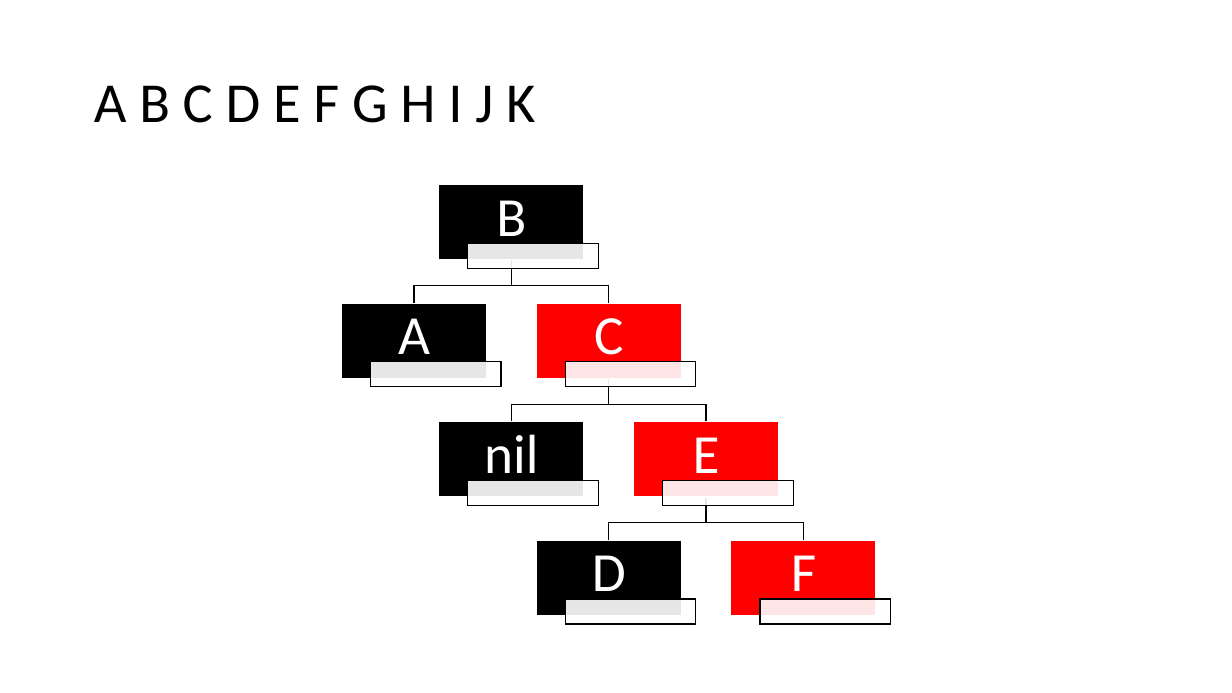
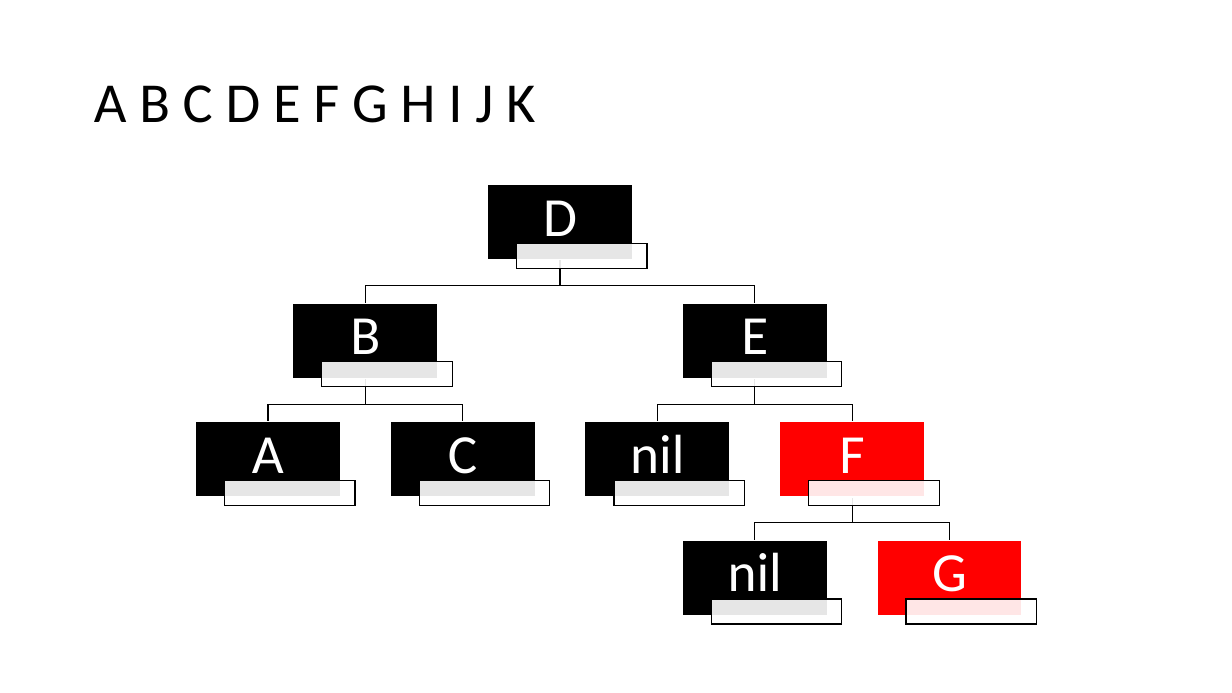
Before and after one commit to TeamOhneNamen/haw.bai3.adp, a slide deck: slide 29 of doc/p3/3.3.pptx (slide 27 before the commit). Drawn at 1232x693 pixels with LibreOffice and Linux fonts; fonts in the diff are those of the drawing. Boxes give left, top, right and bottom in pixels: in the first picture for what was removed or moved away, otherwise in the second. Text is boxed around its words. In the diff, an @@ line names an element or a change of style, - is before the commit and + after.

```diff
--- a/doc/p3/3.3.pptx
+++ b/doc/p3/3.3.pptx
@@ text "D": place and size @@
-text "D" at [592,555,626,604]
+text "D" at [543,200,577,249]
@@ freeform shape: place and size @@
-freeform shape at [414,260,511,303]
+freeform shape at [365,260,560,303]
@@ freeform shape: place and size @@
-freeform shape at [511,260,608,303]
+freeform shape at [560,260,755,303]
@@ 5 rectangles, 1 text: place and size @@
-5 rectangles, 1 text at [484,303,876,616]
+5 rectangles, 1 text at [630,303,1022,616]
@@ text "E": place and size @@
-text "E" at [693,437,720,486]
+text "E" at [741,318,768,367]
@@ rectangle at [682,303,827,378]: fill #FF0000 to #000000 @@
@@ freeform shape: place and size @@
-freeform shape at [511,379,608,422]
+freeform shape at [365,379,462,422]
@@ 3 texts: place and size @@
-3 texts at [398,200,623,367]
+3 texts at [252,318,477,486]
@@ text "F": place and size @@
-text "F" at [791,555,816,604]
+text "F" at [839,437,864,486]
@@ 6 rectangles: place and size @@
-6 rectangles at [342,303,890,624]
+6 rectangles at [293,303,842,624]
@@ 2 freeform shapes, 2 rectangles: place and size @@
-2 freeform shapes, 2 rectangles at [439,185,803,541]
+2 freeform shapes, 2 rectangles at [488,185,852,541]
@@ freeform shape: place and size @@
-freeform shape at [609,497,706,541]
+freeform shape at [852,497,949,541]
@@ group added at [195,379,967,604]: 4 rectangles, 2 freeform shapes, 2 texts @@
+nil
+G
@@ rectangle: place and size @@
-rectangle at [566,599,696,624]
+rectangle at [907,599,1037,624]
```
Also in this commit, not shown: 7 other slides changed, 11 slides added.
